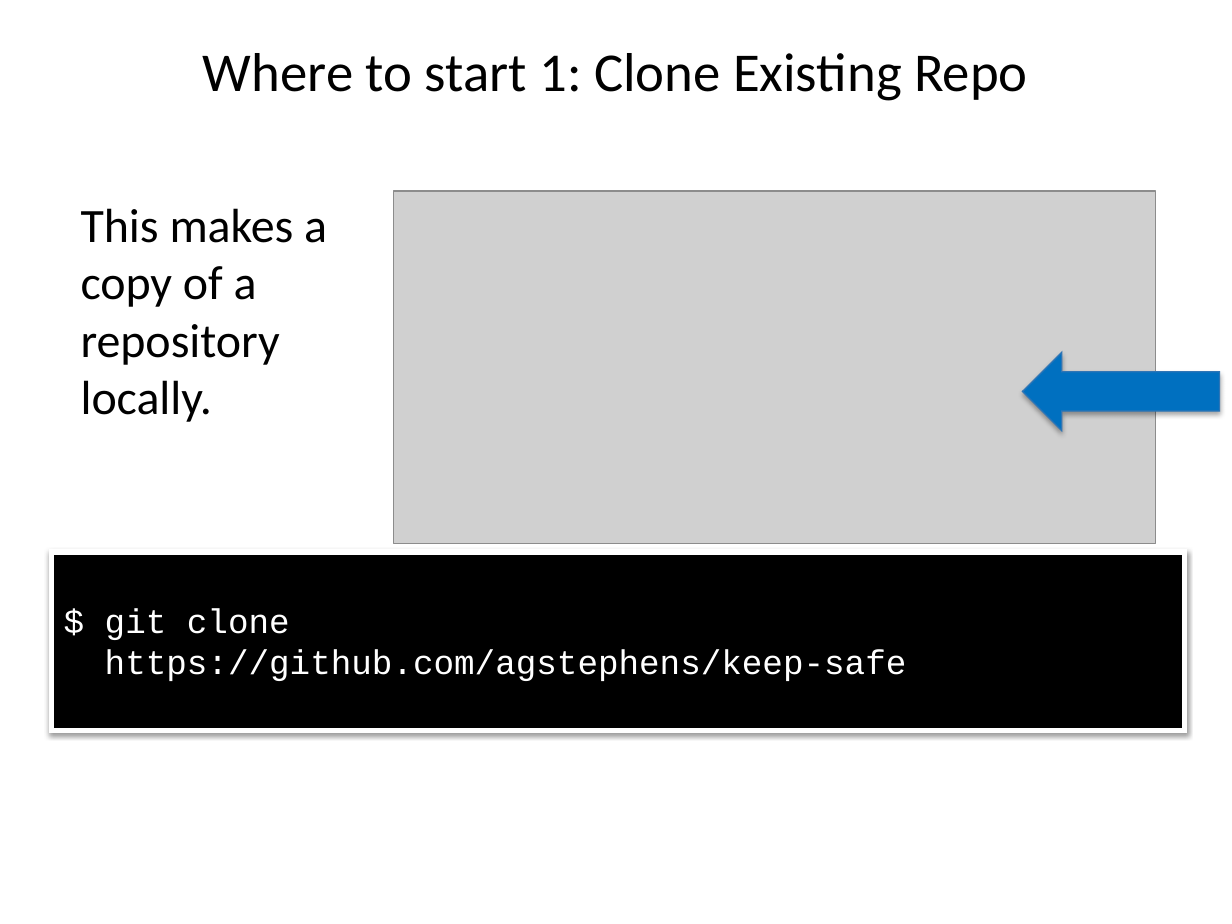
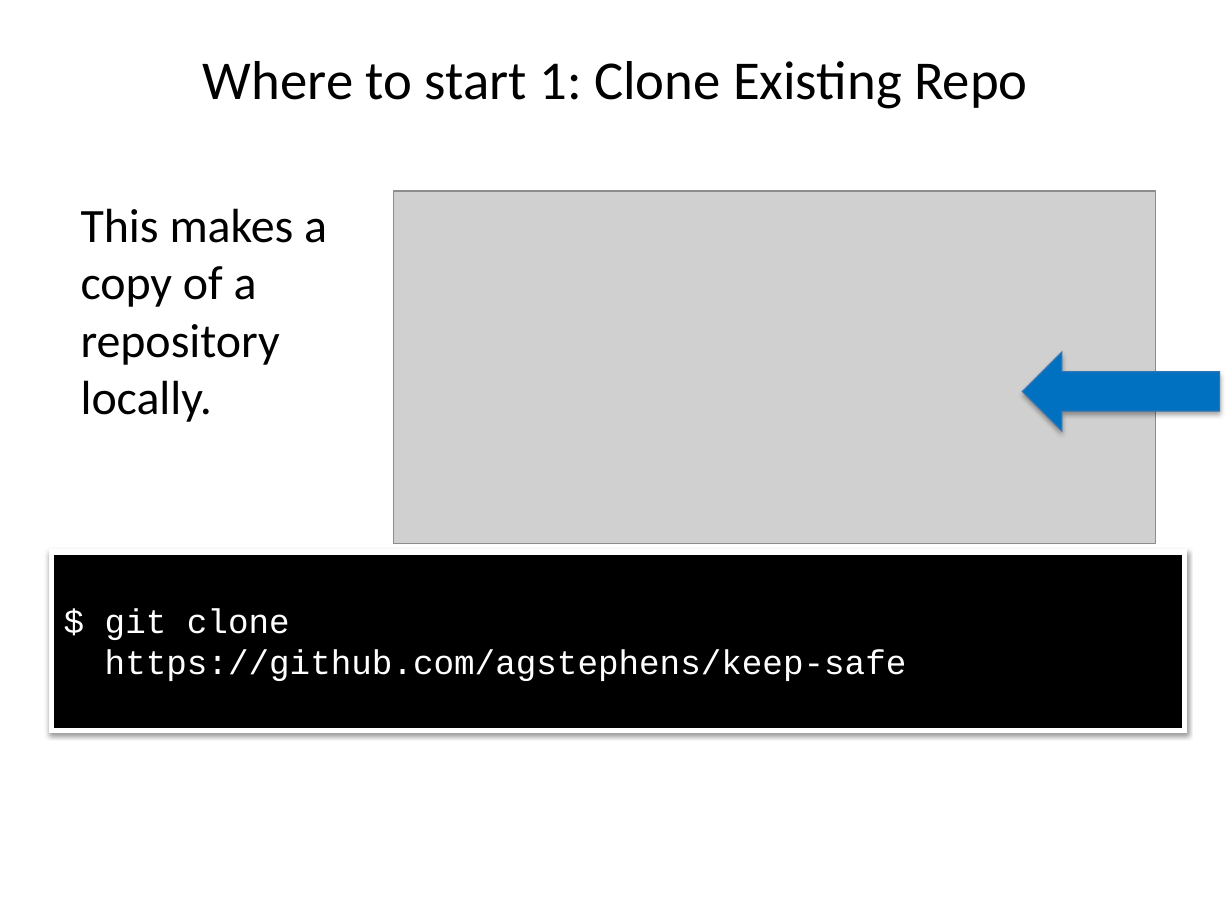
Before and after one commit to ncasuk/ncas-isc, a slide deck: slide 19 of version_control/presentations/01_git_intro.pptx. Drawn at 1232x924 pixels with LibreOffice and Linux fonts; fonts in the diff are those of the drawing; grey boxes stand for pictures; background and template pictures are left out. Boxes give left, top, right and bottom in pixels: in the first picture for what was removed or moved away, otherwise in the second. Text is boxed around its words. In the diff, an @@ line names an element or a change of style, - is before the commit and + after.

```diff
--- a/version_control/presentations/01_git_intro.pptx
+++ b/version_control/presentations/01_git_intro.pptx
@@ title "Where to start 1: Clone ..." moved from (x1=203, y1=53, x2=1028, y2=101) to (x1=203, y1=61, x2=1028, y2=109) @@
```
Also in this commit, not shown: 14 other slides changed, 1 other file.
